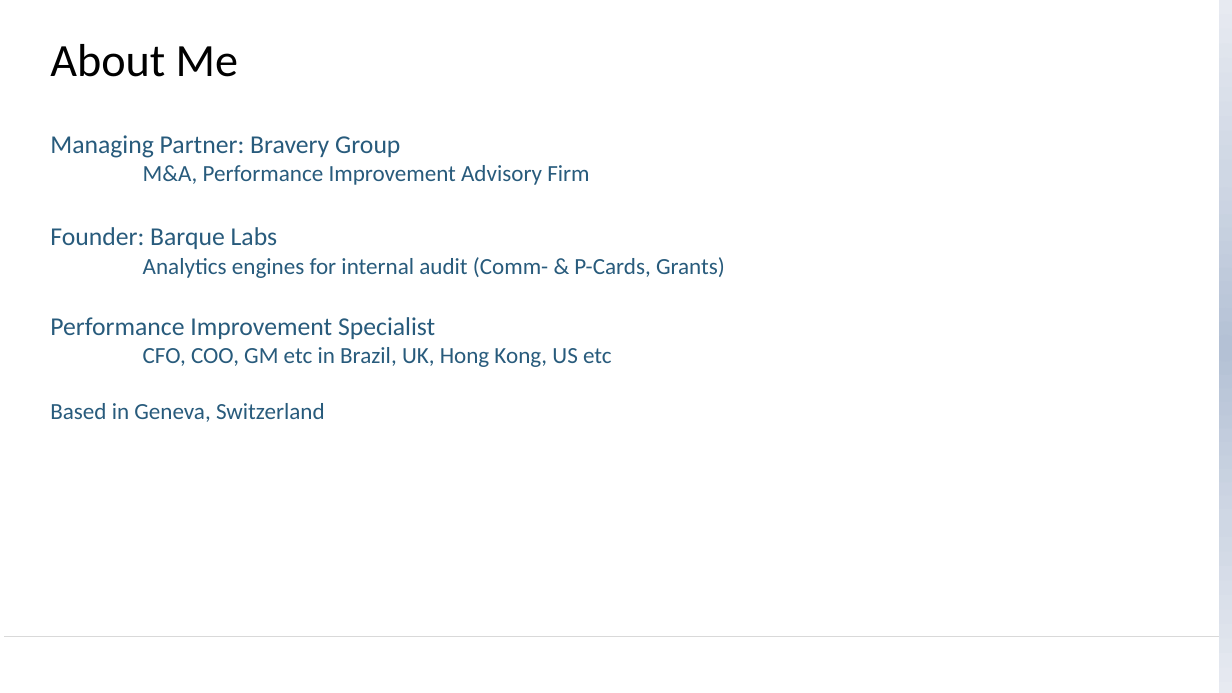
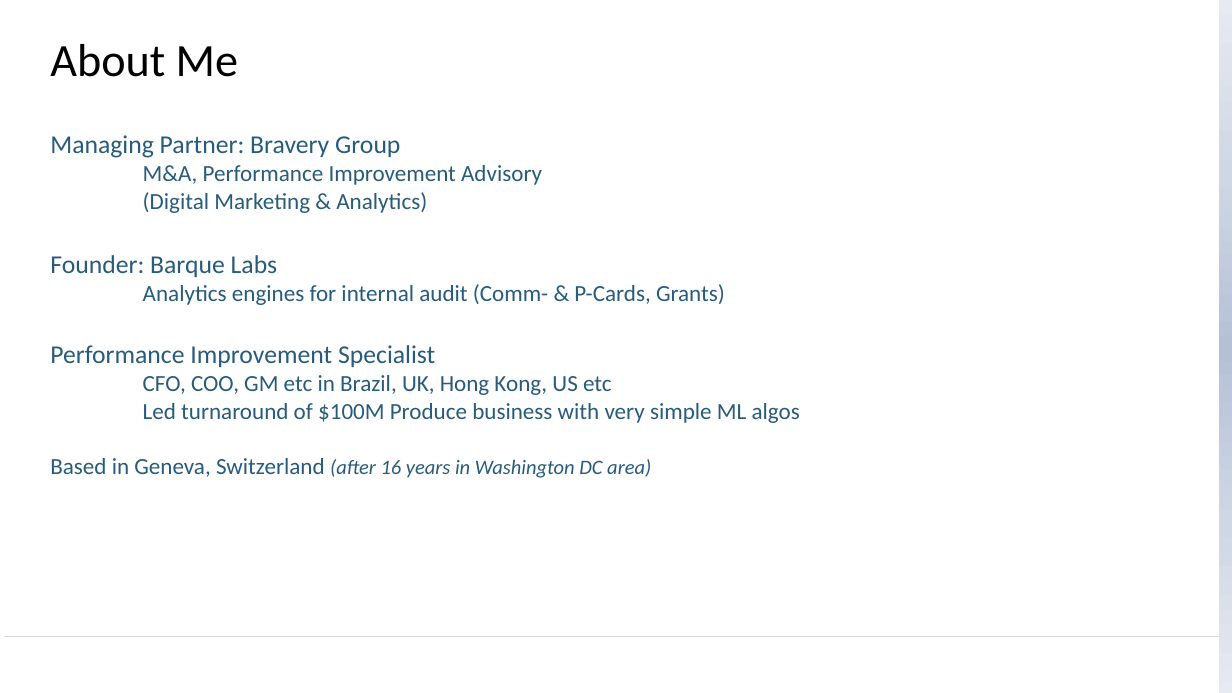
Before and after one commit to newtpm/iia-birmingham, a slide deck: slide 3 of Bravery - Brilliantly Lazy (Automation).pptx. Drawn at 1232x693 pixels with LibreOffice and Linux fonts; fonts in the diff are those of the drawing; background and template pictures are left out. Boxes give left, top, right and bottom in pixels: in the first picture for what was removed or moved away, otherwise in the second. Text is boxed around its words. In the diff, an @@ line names an element or a change of style, - is before the commit and + after.

```diff
--- a/Bravery - Brilliantly Lazy (Automation).pptx
+++ b/Bravery - Brilliantly Lazy (Automation).pptx
@@ text at [143,165,542,213]: text changed @@
-  M&A, Performance Improvement Advisory Firm
+  M&A, Performance Improvement Advisory
+  (Digital Marketing & Analytics)
@@ text at [50,403,800,478]: text changed @@
-Based in Geneva, Switzerland
+Led turnaround of $100M Produce business with very simple ML algos
+Based in Geneva, Switzerland (after 16 years in Washington DC area)
```
Also in this commit, not shown: 2 other slides changed, 5 slides added, 1 slide removed, 2 other files.
